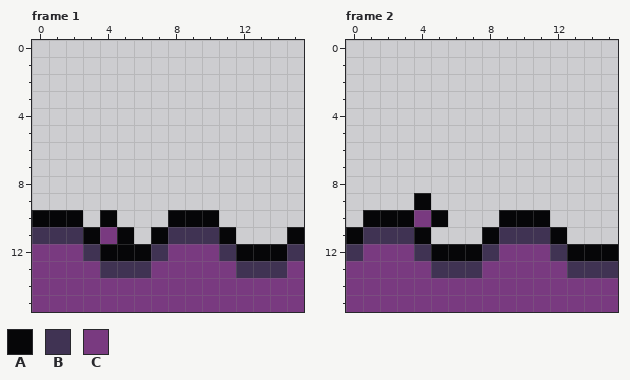
A pixel-art file gets an edit: assets/Textures/tilemap/kyselina.ase. That is the earlier state.
16x16 pixels, 16 frames. Shown: frame 1, frame 2. The commit also changed other frames, which this record leaves out.
Visible layers, top first: "Layer 2", "Layer 1".
Palette (. is transparent): A #060608  B #403353  C #793a80
Pixels before, frame 1, first column x 0:
10 AAA.A...AAA.....
11 BBBACA.ABBBA...A
12 CCCBAAABCCCBAAAB
13 CCCCBBBCCCCCBBBC
14 CCCCCCCCCCCCCCCC
15 CCCCCCCCCCCCCCCC
Pixels before, frame 2, first column x 0:
 9 ....A...........
10 .AAACA...AAA....
11 ABBBA...ABBBA...
12 BCCCBAAABCCCBAAA
13 CCCCCBBBCCCCCBBB
14 CCCCCCCCCCCCCCCC
15 CCCCCCCCCCCCCCCC
After:
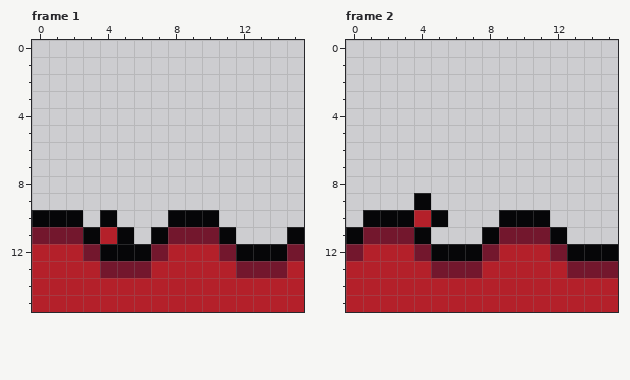
The exact change:
colour B: #403353 -> #73172d
colour C: #793a80 -> #b4202a
Pixel boxes of the changes (left, top, right, bottom) in both pictures:
changed: (32, 227, 304, 312)
changed: (346, 210, 618, 312)
